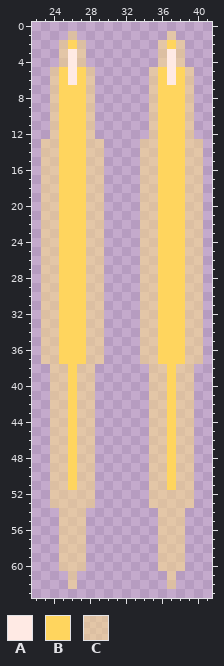
A pixel-art sprite gets an edit: assets/png/bullets.png. That is the earlier state.
The file is 64x64 pixels. Shown: x 22..41, y 0..63.
Palette (. is transparent): A #ffeae4  B #ffd55e  C #ffdf8686
Pixels before, first column x 23:
 1 ...C..........C...
 2 ..CBC........CBC..
 3 ..CAC........CAC..
 4 ..CAC........CAC..
 5 .CBABC......CBABC.
 6 .CBABC......CBABC.
 7 .CBBBC......CBBBC.
 8 .CBBBC......CBBBC.
 9 .CBBBC......CBBBC.
10 .CBBBC......CBBBC.
11 .CBBBC......CBBBC.
12 .CBBBC......CBBBC.
13 CCBBBCC....CCBBBCC
14 CCBBBCC....CCBBBCC
15 CCBBBCC....CCBBBCC
16 CCBBBCC....CCBBBCC
17 CCBBBCC....CCBBBCC
18 CCBBBCC....CCBBBCC
19 CCBBBCC....CCBBBCC
20 CCBBBCC....CCBBBCC
21 CCBBBCC....CCBBBCC
22 CCBBBCC....CCBBBCC
23 CCBBBCC....CCBBBCC
24 CCBBBCC....CCBBBCC
25 CCBBBCC....CCBBBCC
26 CCBBBCC....CCBBBCC
27 CCBBBCC....CCBBBCC
28 CCBBBCC....CCBBBCC
29 CCBBBCC....CCBBBCC
30 CCBBBCC....CCBBBCC
31 CCBBBCC....CCBBBCC
32 CCBBBCC....CCBBBCC
33 CCBBBCC....CCBBBCC
34 CCBBBCC....CCBBBCC
35 CCBBBCC....CCBBBCC
36 CCBBBCC....CCBBBCC
37 CCBBBCC....CCBBBCC
38 .CCBCC......CCBCC.
39 .CCBCC......CCBCC.
40 .CCBCC......CCBCC.
41 .CCBCC......CCBCC.
42 .CCBCC......CCBCC.
43 .CCBCC......CCBCC.
44 .CCBCC......CCBCC.
45 .CCBCC......CCBCC.
46 .CCBCC......CCBCC.
47 .CCBCC......CCBCC.
48 .CCBCC......CCBCC.
49 .CCBCC......CCBCC.
50 .CCBCC......CCBCC.
51 .CCBCC......CCBCC.
52 .CCCCC......CCCCC.
53 .CCCCC......CCCCC.
54 ..CCC........CCC..
55 ..CCC........CCC..
56 ..CCC........CCC..
57 ..CCC........CCC..
58 ..CCC........CCC..
59 ..CCC........CCC..
60 ..CCC........CCC..
61 ...C..........C...
62 ...C..........C...
New version:
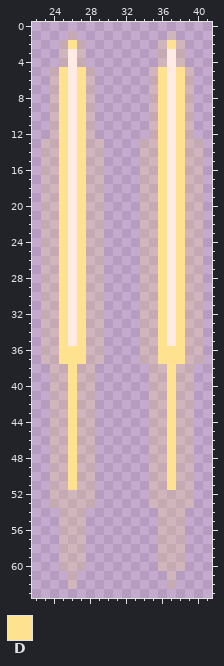
Colours new in this view: D #ffe28f
The edit:
Colour C changes from #ffdf8686 to #ffdf8636.
Colour A replaces colour B in rows 7 to 35 at x 26 and 37.
Colour D replaces colour B in row 2 at x 26 and 37; in rows 5 to 35 at x 25, 27, 36 and 38; in rows 36 to 37 at x 25 to 27 and 36 to 38; in rows 38 to 51 at x 26 and 37.
Where, in picture pixels (left, top, right, bottom), the same in both pictures:
changed: (41, 31, 104, 589)
changed: (140, 31, 203, 589)
